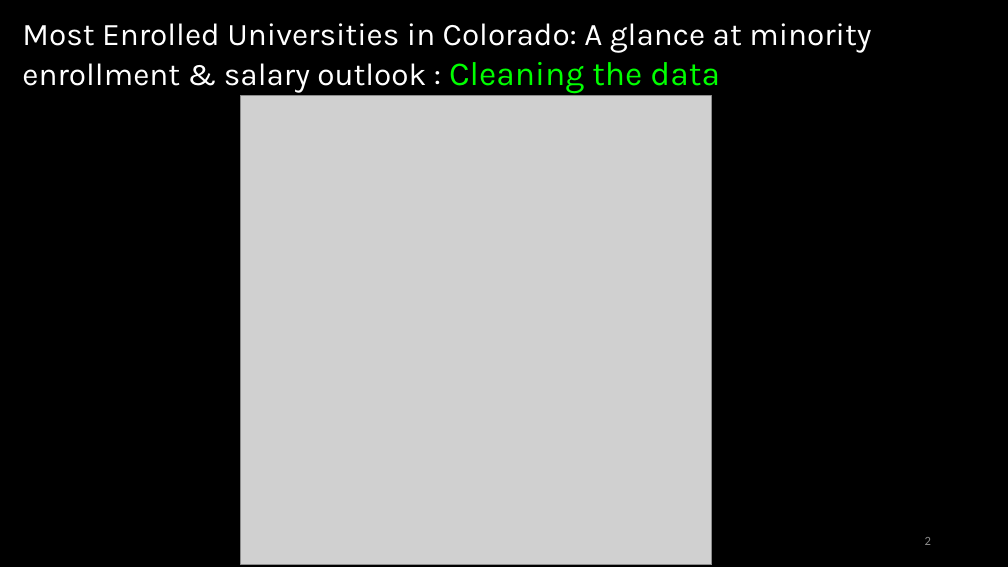
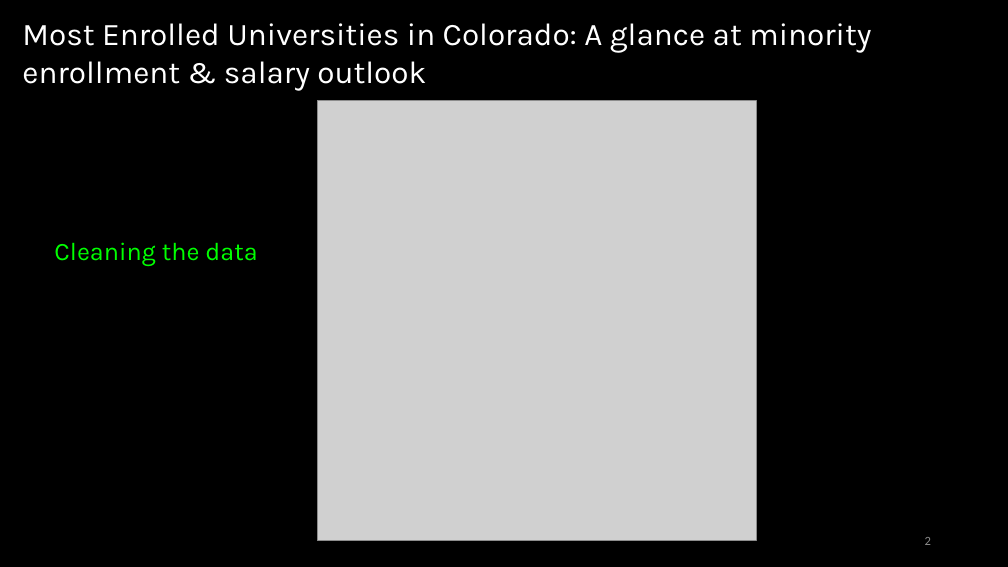
Before and after one commit to pmlnado/Rproj_final, a slide deck: slide 2 of R_FINAL_PPT.pptx. Drawn at 1008x567 pixels with LibreOffice and Linux fonts; fonts in the diff are those of the drawing; grey boxes stand for pictures. Boxes give left, top, right and bottom in pixels: in the first picture for what was removed or moved away, otherwise in the second. Text is boxed around its words. In the diff, an @@ line names an element or a change of style, - is before the commit and + after.

Commit message:
ppt changes

```diff
--- a/R_FINAL_PPT.pptx
+++ b/R_FINAL_PPT.pptx
@@ text at <box>22,23,871,91</box>: text changed @@
-Most Enrolled Universities in Colorado: A glance at minority enrollment & salary outlook : Cleaning the data
+Most Enrolled Universities in Colorado: A glance at minority enrollment & salary outlook
@@ picture: place and size @@
-picture at <box>240,96,712,565</box>
+picture at <box>318,101,756,541</box>
@@ text added at <box>54,242,257,267</box>, 24 pt, text #00FF00 @@
+Cleaning the data
```
Also in this commit, not shown: 1 other slide changed.
